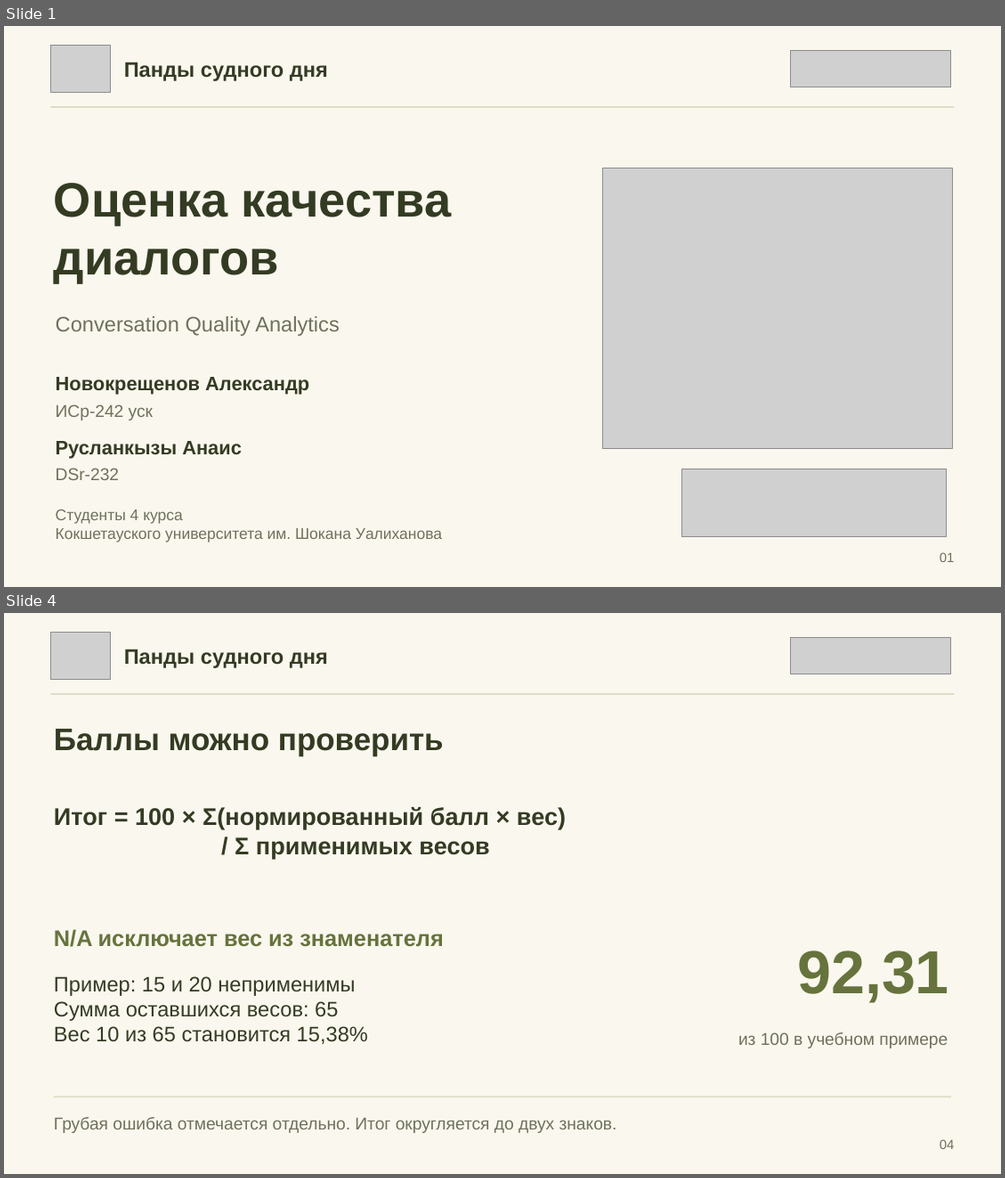
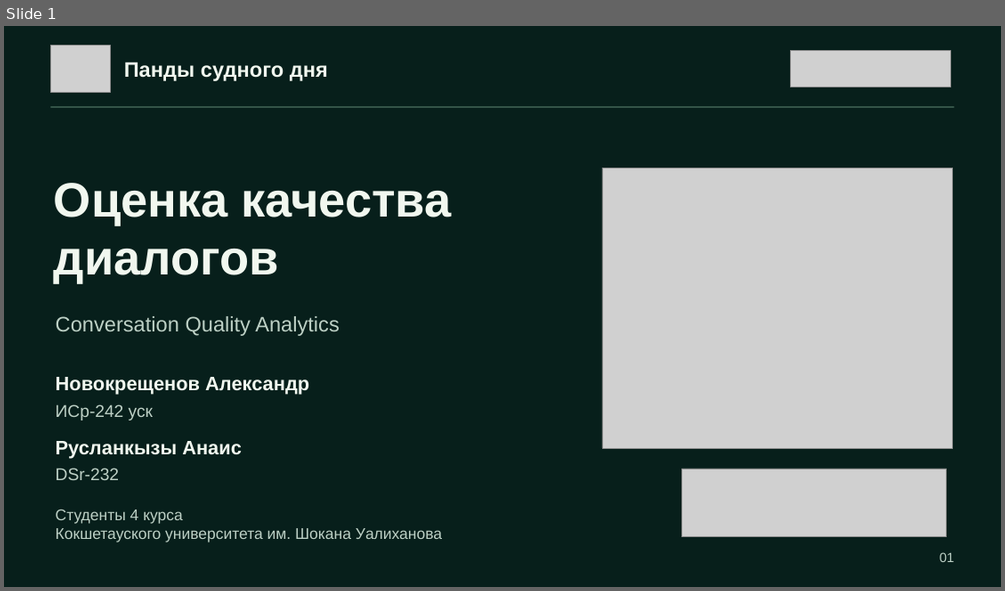
Before and after one commit to Aleks-48/panda-sudnogo-dnya., a slide deck: Анаис/presentation/Pandy_sudnogo_dnya_CQA.pptx. Shown one above the other, each under a label of ours: slides 1 and 4 before the commit, slide 1 after it; the slides between them are not shown. The pictures are 1005x1178 and 1005x591 pixels, drawn with LibreOffice and Linux fonts; fonts in the diff are those of the drawing; grey boxes stand for pictures. Boxes give left, top, right and bottom in pixels: in the first picture for what was removed or moved away, otherwise in the second. Text is boxed around its words. In the diff, an @@ line names an element or a change of style, - is before the commit and + after.

```diff
--- a/Анаис/presentation/Pandy_sudnogo_dnya_CQA.pptx
+++ b/Анаис/presentation/Pandy_sudnogo_dnya_CQA.pptx
@@ slide 4 removed at <box>4,613,1001,1174</box>, background #FAF7EE @@
@@ picture removed at <box>50,632,109,679</box> @@
@@ picture removed at <box>791,637,951,674</box> @@
@@ text removed at <box>124,649,328,668</box> @@
-Панды судного дня
@@ rectangle removed at <box>50,693,954,695</box> @@
@@ text removed at <box>54,729,444,756</box> @@
-Баллы можно проверить
@@ text removed at <box>54,807,566,859</box> @@
-Итог = 100 × Σ(нормированный балл × вес)
-/ Σ применимых весов
@@ text removed at <box>54,929,444,947</box> @@
-N/A исключает вес из знаменателя
@@ text removed at <box>797,950,949,1003</box> @@
-92,31
@@ text removed at <box>54,976,368,1044</box> @@
-Пример: 15 и 20 неприменимы
-Сумма оставшихся весов: 65
-Вес 10 из 65 становится 15,38%
@@ text removed at <box>738,1032,947,1048</box> @@
-из 100 в учебном примере
@@ rectangle removed at <box>54,1096,952,1097</box> @@
@@ text removed at <box>54,1117,617,1133</box> @@
-Грубая ошибка отмечается отдельно. Итог округляется до двух знаков.
@@ text removed at <box>939,1139,955,1149</box> @@
-04
@@ slide 1 changed as well @@
@@ background #FAF7EE to #071F1B @@
@@ rectangle at <box>50,106,954,108</box>: fill #DCDCC7 to #345448 @@
@@ text colour #343B23 to #F1F7EF in 4 elements at <box>124,62,328,81</box>, <box>54,183,452,283</box>, <box>56,377,309,394</box>, <box>56,441,242,458</box> @@
@@ text colour #6F715C to #BDD0C5 in 5 elements at <box>939,552,955,562</box>, <box>56,316,339,336</box>, <box>56,404,153,420</box>, <box>56,467,119,480</box>, <box>56,509,442,542</box> @@
```
Also in this commit, not shown: 4 other slides changed, 2 other slides removed, 39 other files.
